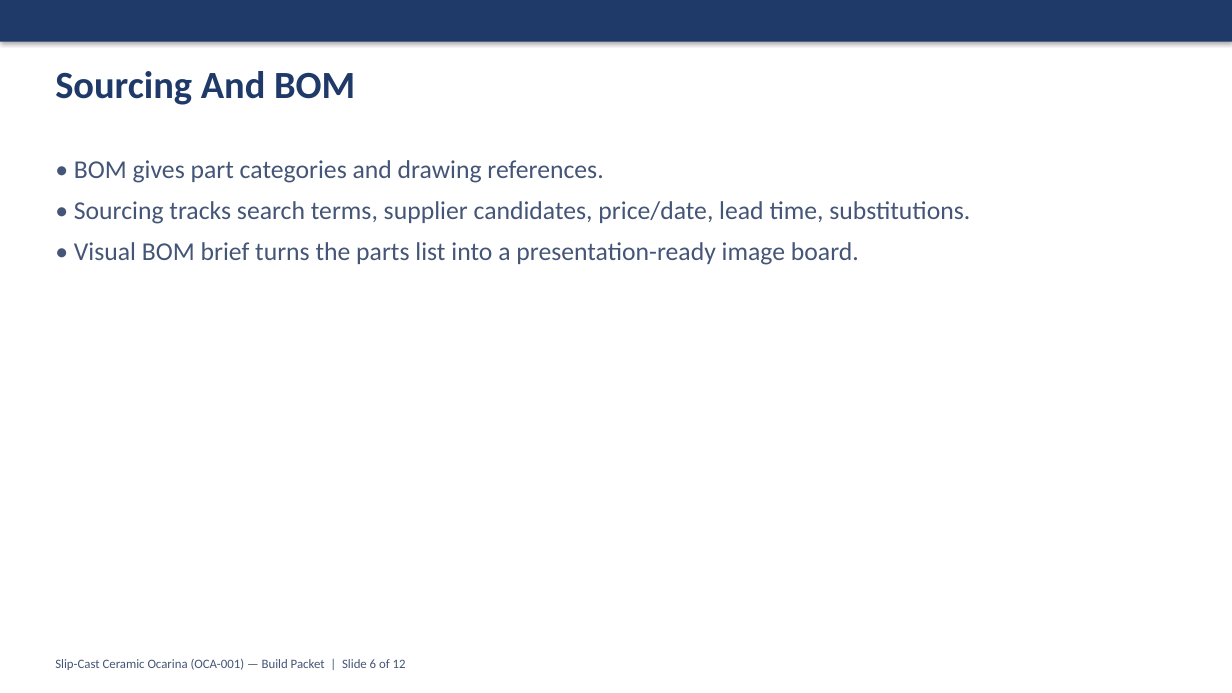
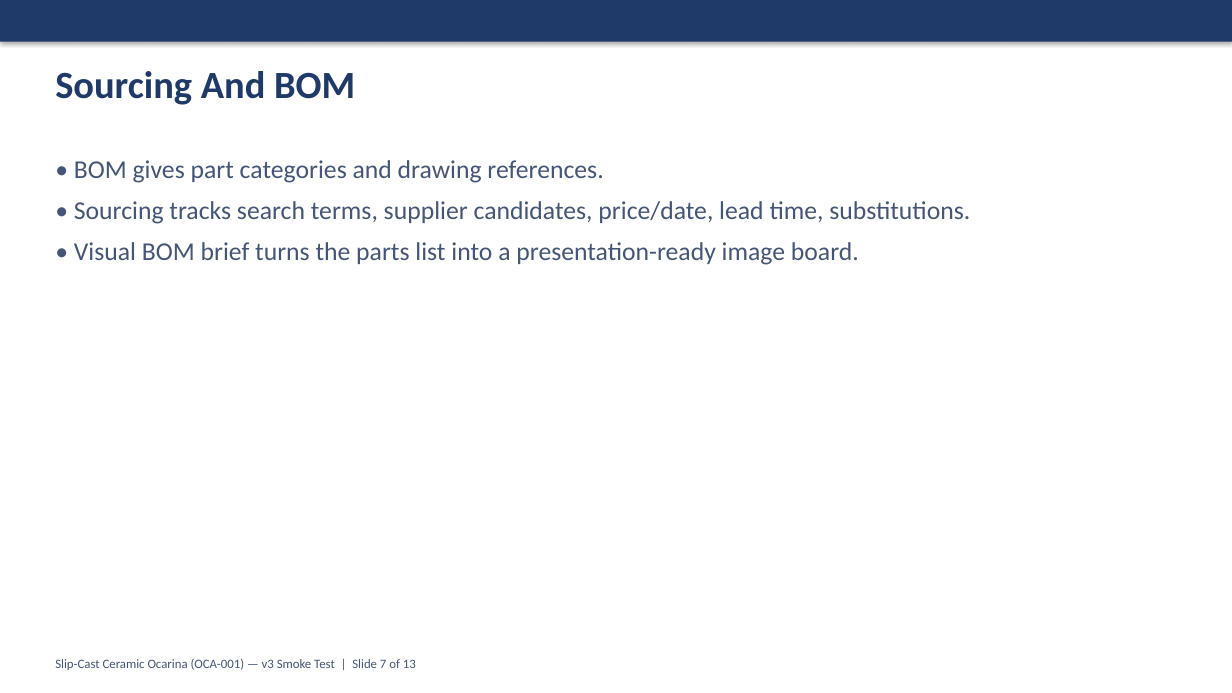
Before and after one commit to tonykoop/ocarina, a slide deck: slide 7 of capstone-deck.pptx (slide 6 before the commit). Drawn at 1232x693 pixels with LibreOffice and Linux fonts; fonts in the diff are those of the drawing. Boxes give left, top, right and bottom in pixels: in the first picture for what was removed or moved away, otherwise in the second. Text is boxed around its words. In the diff, an @@ line names an element or a change of style, - is before the commit and + after.

```diff
--- a/capstone-deck.pptx
+++ b/capstone-deck.pptx
@@ text at <box>55,659,416,670</box>: text changed @@
-Slip-Cast Ceramic Ocarina (OCA-001) — Build Packet | Slide 6 of 12
+Slip-Cast Ceramic Ocarina (OCA-001) — v3 Smoke Test | Slide 7 of 13
```
Also in this commit, not shown: 11 other slides changed, 1 slide added, 8 other files.
